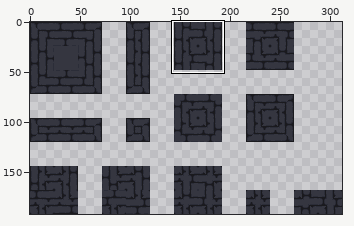
One commit to this sprite sheet: Sprites/Map/Tiles/Stone bricks/old_stone_bricks_tileset_2.png. The picture above shows the old version from afar; the outline marks the close-up.
Close-up. Old version:
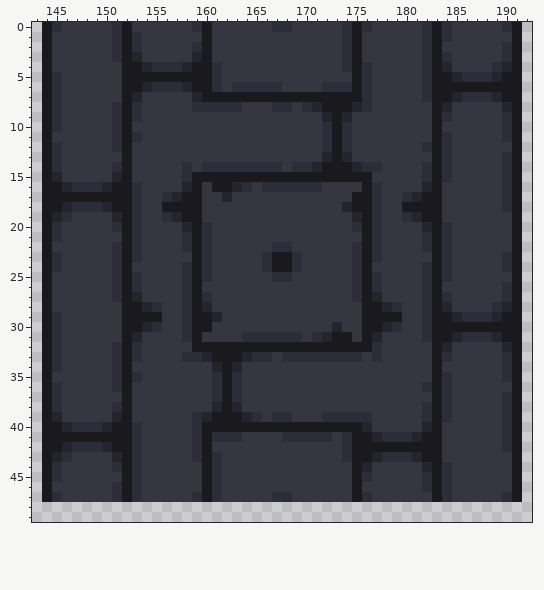
The file is 312x192 pixels. Shown: x 143..192, y 0..49. The commit also changed other parts of the picture, which this record leaves out.
New version:
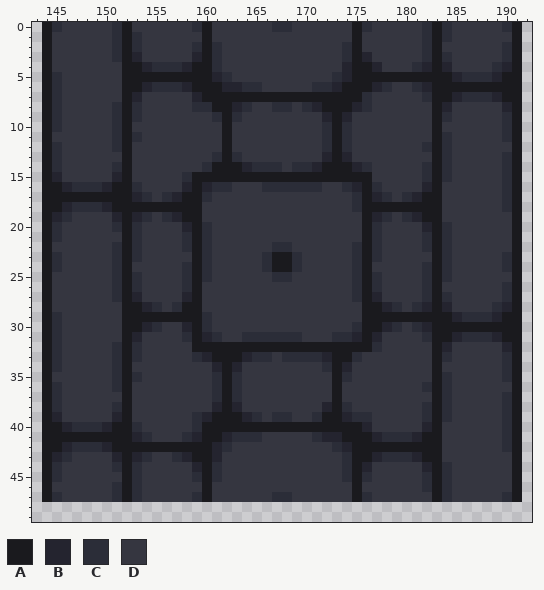
Palette (. is transparent): A #1a1a1e  B #24242f  C #2b2d38  D #353640
The exact change:
@@ x 151..184 @@
- 0 CADDDDDDCADDDDDDCCDDDDDCACDDDDDCAC
- 1 CACDDDDDDADDDDDDDDDDDDDCADDDDDDCAC
- 2 CACDDDDDCADDDDDDDDDDDDDCADDDDDDCAD
- 3 CABDDDDDBADDDDDDDDDDDDDCADDDDDDCAC
- 4 DAABCCCBAACDDDDDDDDDDDDCACDDDDDCAB
- 5 DAAAAAAAAACDDDDDDDDDDDDDACDDDDDCAA
- 6 DAABCCCBAACDCCCCCDDDDCCCACDDDDDCAA
+ 0 CADDDDDDCADDDDDDCCDDDDDDACDDDDDCAC
+ 1 CACDDDDDDADDDDDDDDDDDDDDADDDDDDCAC
+ 2 CACDDDDDCACDDDDDDDDDDDDCADDDDDDCAD
+ 3 CABDDDDDBACDDDDDDDDDDDDCABDDDDDCAC
+ 4 DAABCCCBAACDDDDDDDDDDDDBAABDDDCBAB
+ 5 DAAAAAAAAABCDDDDDDDDDDCBAAAAAAAAAA
+ 6 DAABCCCBAAABBCCDDDDDCCBAAABCDDCBAA
  7 DABDDDDDBAAAAAAAAAAAAAAAACDDDDDCAA
- 8 CACDDDDDCCCCCDDDCCDCBAAABCDDDDDDAB
- 9 CACDDDDDDDDDDDDDDDDDDBABDDDDDDDDAC
-10 CADDDDDDDDDDDDDDDDDDDCACDDDDDDDDAD
-11 CACDDDDDDDDDDDDDDDDDDCACDDDDDDDDAC
-12 CADDDDDDDDDDDDDDDDDDDCACDDDDDDDCAC
-13 DADDDDDDDDDDDDDDDDDDDBABDDDDDDDDAC
-14 CADDDDDCDCCCCCCCCDCCBAAABCCDDDDCAC
+ 8 CACDDDDDCCAABCDDCCDCBAAABCDDDDDDAB
+ 9 CACDDDDDDDCACDDDDDDDDBABDDDDDDDDAC
+10 CADDDDDDDDDADDDDDDDDDCACDDDDDDDDAD
+11 CACDDDDDDDDADDDDDDDDDCACDDDDDDDDAC
+12 CADDDDDDDDDADDDDDDDDDCACDDDDDDDCAC
+13 DADDDDDDDDCACDDDDDDDDBABDDDDDDDDAC
+14 CADDDDDDDCAAABCCCDCCBAAABCDDDDDCAC
 15 BADDDDDCAAAAAAAAAAAAAAAAAADDDDDCAC
-16 AACDDDDBADAABCDCCCCCCDDDDACDDDDBAD
-17 AACDDCBAADDBDDDDDDDDDDDDAACDDCBAAD
-18 AACDDAAAADDDDDDDDDDDDDDBAACDDAAAAD
-19 BACDDCBAADDDDDDDDDDDDDDDBACDDCBAAD
-20 CACDDDDBACDDDDDDDDDDDDDDCACDDDDBAC
+16 AACDDDDBABCCDDDCCCCCCDDCBACDDDDBAD
+17 AABCDCBAACDDDDDDDDDDDDDDCABCDCBAAD
+18 AAAAAAAAADDDDDDDDDDDDDDDCAAAAAAAAD
+19 BABCDCBAADDDDDDDDDDDDDDDDABCDCBAAD
+20 CACDDDDBACDDDDDDDDDDDDDDDACDDDDBAC
 21 DACDDDDCACDDDDDDDDDDDDDDDACDDDDCAC
@@ x 151..184 @@
 26 CACDDDDCADDDDDDDDDDDDDDDCACDDDDCAD
-27 CABDDDDCACDDDDDDDDDDDDDDCABDDDDCAC
-28 DAABCDDCABDDDDDDDDDDDDDDDAABCDDCAB
-29 DAAAADDCAABDDDDDDDDDDDDDDAAAADDCAA
-30 DAABCDDCAADDDDDDDDDDDDBDDAABCDDCAA
-31 DABDDDDCADDDDCCCCCCDCBAADABDDDDCAA
+27 CABDDDDBADDDDDDDDDDDDDDDCABDDDDCAC
+28 DAABCDCAADDDDDDDDDDDDDDDDAABCDCBAB
+29 DAAAAAAAACDDDDDDDDDDDDDDDAAAAAAAAA
+30 DAABCDDBACDDDDDDDDDDDDDDCAABCDCBAA
+31 DABDDDDCABCDDCCCCCCDDDCCBABDDDDCAA
 32 CACDDDDDAAAAAAAAAAAAAAAAAACDDDDDAB
-33 CACDDDDCCBAAABCCDCCCCCCCCDCDDDDDAC
-34 CADDDDDDDDBABDDDDDDDDDDDDDDDDDDDAD
-35 CACDDDDDDDCACDDDDDDDDDDDDDDDDDDDAC
-36 CADDDDDDDDCACDDDDDDDDDDDDDDDDDDCAC
-37 DADDDDDDDDCACDDDDDDDDDDDDDDDDDDDAC
-38 CADDDDDDDDBABDDDDDDDDDDDDDDDDDDCAC
-39 BADDDDDDCBAAABCDCCDDDCCCCCDDDDDCAC
+33 CACDDDDDCBAAABCCDCCCCBAACDDDDDDDAC
+34 CADDDDDDDDBABDDDDDDDDCABDDDDDDDDAD
+35 CACDDDDDDDCACDDDDDDDDDACDDDDDDDDAC
+36 CADDDDDDDDCACDDDDDDDDDADDDDDDDDCAC
+37 DADDDDDDDDCACDDDDDDDDDADDDDDDDDDAC
+38 CADDDDDDDDBABDDDDDDDDBACDDDDDDDCAC
+39 BADDDDDDCBAAABCDCCDDCAABCCDDDDDCAC
 40 AACDDDDDCAAAAAAAAAAAAAAAABDDDDDBAD
-41 AACDDDDDCACCCDDDDCCCCCDCAABCCCBAAD
-42 AACDDDDDCADDDDDDDDDDDDDCAAAAAAAAAD
-43 BACDDDDDCACDDDDDDDDDDDDCAABCCCBAAD
-44 CACDDDDDDACDDDDDDDDDDDDDABDDDDDBAC
-45 DACDDDDDDACDDDDDDDDDDDDDACDDDDDCAC
-46 CACDDDDDDACDDDDDDDDDDDDDADDDDDDCAC
-47 CACDDDDDCACDDDDDCCDDDDDDACDDDDDDAC
+41 AABCDDDCBAABCCCDDDDDCBBAAABCCCBAAD
+42 AAAAAAAAAABCDDDDDDDDDDCBAAAAAAAAAD
+43 BABCDDCBAABDDDDDDDDDDDDCAABCCCBAAD
+44 CACDDDDDBACDDDDDDDDDDDDCABDDDDDBAC
+45 DACDDDDDCACDDDDDDDDDDDDCACDDDDDCAC
+46 CACDDDDDDADDDDDDDDDDDDDDADDDDDDCAC
+47 CACDDDDDCADDDDDDCCDDDDDDACDDDDDDAC
 48 ..................................
Changed places in both close-ups, as pixel boxes (x1, y1, x2, y2):
changed: (132, 22, 432, 232)
changed: (132, 292, 432, 502)
